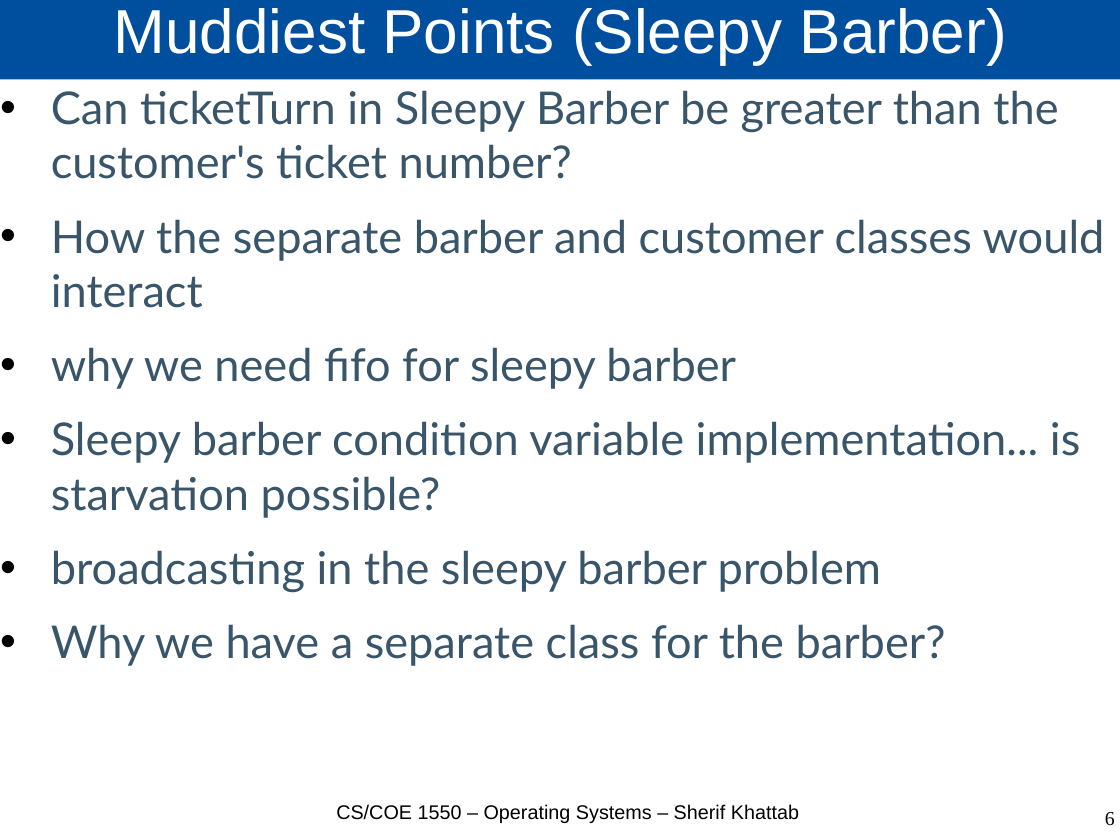
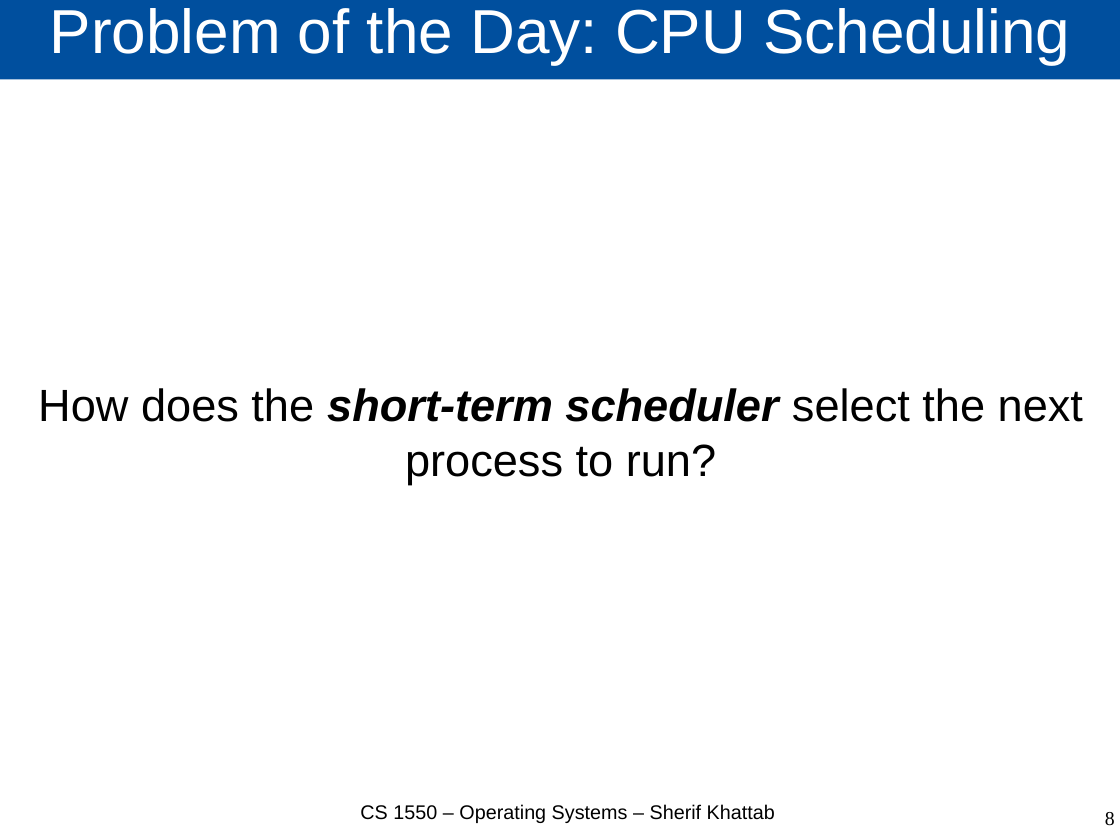
Before and after one commit to cs1550-2224/cs1550-code-handouts, a slide deck: slide 8 of DraftSlides/Lecture12.pptx (slide 6 before the commit). Drawn at 1120x840 pixels with LibreOffice and Linux fonts; fonts in the diff are those of the drawing. Boxes give left, top, right and bottom in pixels: in the first picture for what was removed or moved away, otherwise in the second. Text is boxed around its words. In the diff, an @@ line names an element or a change of style, - is before the commit and + after.

```diff
--- a/DraftSlides/Lecture12.pptx
+++ b/DraftSlides/Lecture12.pptx
@@ title at [50, 8, 1070, 65]: text changed @@
-Muddiest Points (Sleepy Barber)
+Problem of the Day: CPU Scheduling
@@ text at [38, 388, 1083, 484]: text changed; font Lato to Arial; text colour #38556A to #000000 @@
-• Can ticketTurn in Sleepy Barber be greater than the customer's ticket number?
-• How the separate barber and customer classes would interact
-• why we need fifo for sleepy barber
-• Sleepy barber condition variable implementation... is starvation possible?
-• broadcasting in the sleepy barber problem
-• Why we have a separate class for the barber?
+How does the short-term scheduler select the next process to run?
@@ text at [360, 804, 775, 823]: text changed @@
-CS/COE 1550 – Operating Systems – Sherif Khattab
+CS 1550 – Operating Systems – Sherif Khattab
@@ page number at [1105, 812, 1115, 826]: text changed @@
-6
+8
```
Also in this commit, not shown: 7 other slides changed, 37 slides added, 7 other files.
